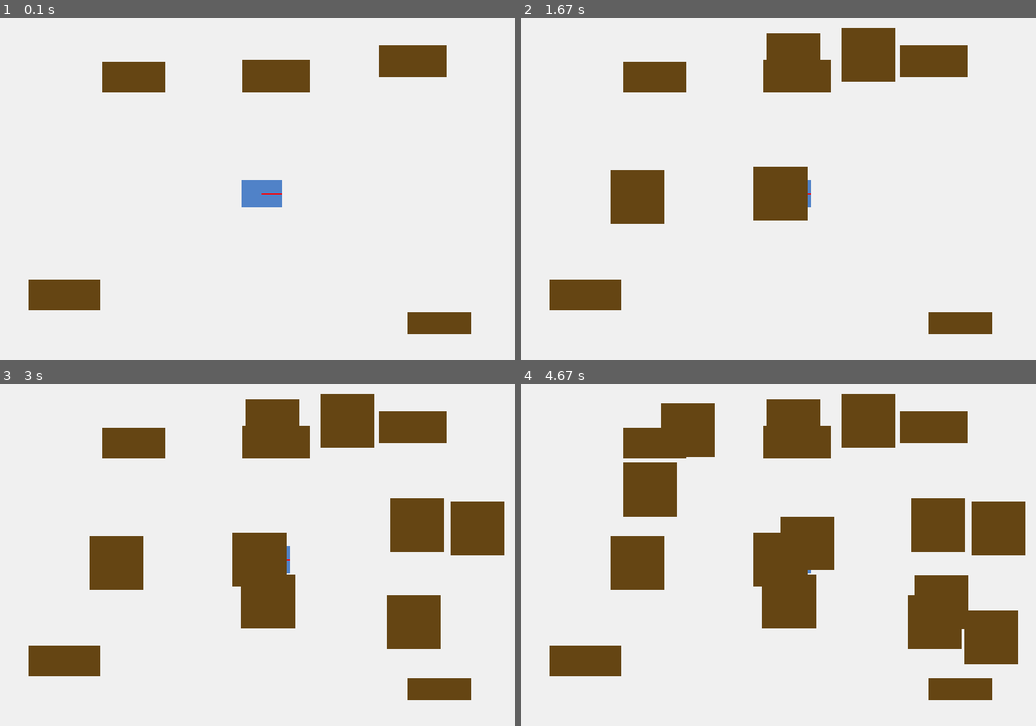
Above: before the commit, frames 1-4 (two rows, left to right).
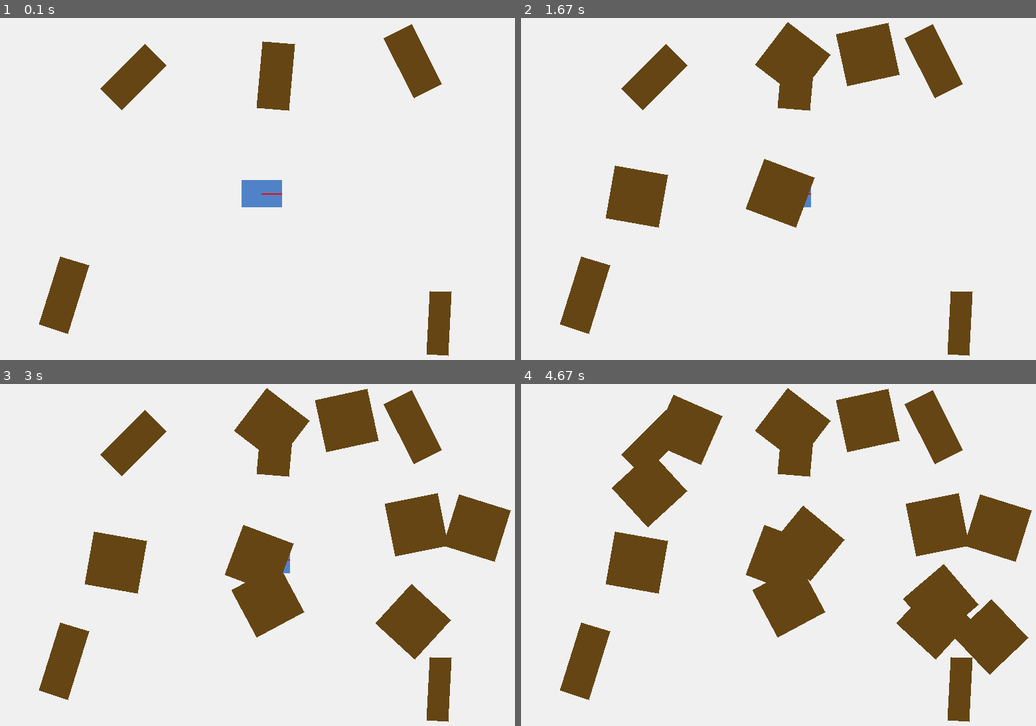
Above: after the commit, the same moments.

Repository: CrazyDreamer2000/ProjetRobotique-UL2IN013
Game: pygame game, started from Projet_Clean/main.py
Same seed, same stepped clock (60 frames per second), same inputs: the game is played once before the commit and once after it.
Inputs (mouse positions are in pixels of both pictures, inside the frame that each line leads up to):
- Up to frame 1 (0.1 s): no input
- Up to frame 2 (1.67 s): click (778, 192) at 0.38 s; click (639, 195) at 0.72 s; click (866, 55) at 1.05 s; click (793, 59) at 1.38 s
- Up to frame 3 (3 s): click (267, 599) at 1.72 s; click (412, 623) at 2.05 s; click (417, 524) at 2.38 s; click (478, 527) at 2.72 s
- Up to frame 4 (4.67 s): click (989, 637) at 3.05 s; click (809, 544) at 3.38 s; click (649, 490) at 3.72 s; click (943, 602) at 4.05 s; click (685, 428) at 4.38 s

The runs differ from the first frame. In frame 1, 5.6% of the frame differs, in the area x 5-92%, y 1-99%; in frame 2, 6.3%; in frame 3, 7.7%; in frame 4, 8.8%, in the area x 5-100%, y 1-99%.

Commit message:
Randomize obstacle orientation upon creation
Creation des obstactes orientées aléatoirement et au clique

Diff:
--- a/Projet_Clean/monde/monde.py
+++ b/Projet_Clean/monde/monde.py
@@ -40,7 +40,7 @@
             y : ordonnée du nouvel obstacle (pixels)
         """
         self.liste_obstacles.append(Obstacle(
-            Pos2D(x/cfg.SCALE, y/cfg.SCALE, orientation=0.0),
+            Pos2D(x/cfg.SCALE, y/cfg.SCALE, orientation=random.uniform(0, 2 * math.pi)),
             longueur,
             largeur,
             polygone_rectangle_local(longueur, largeur)
